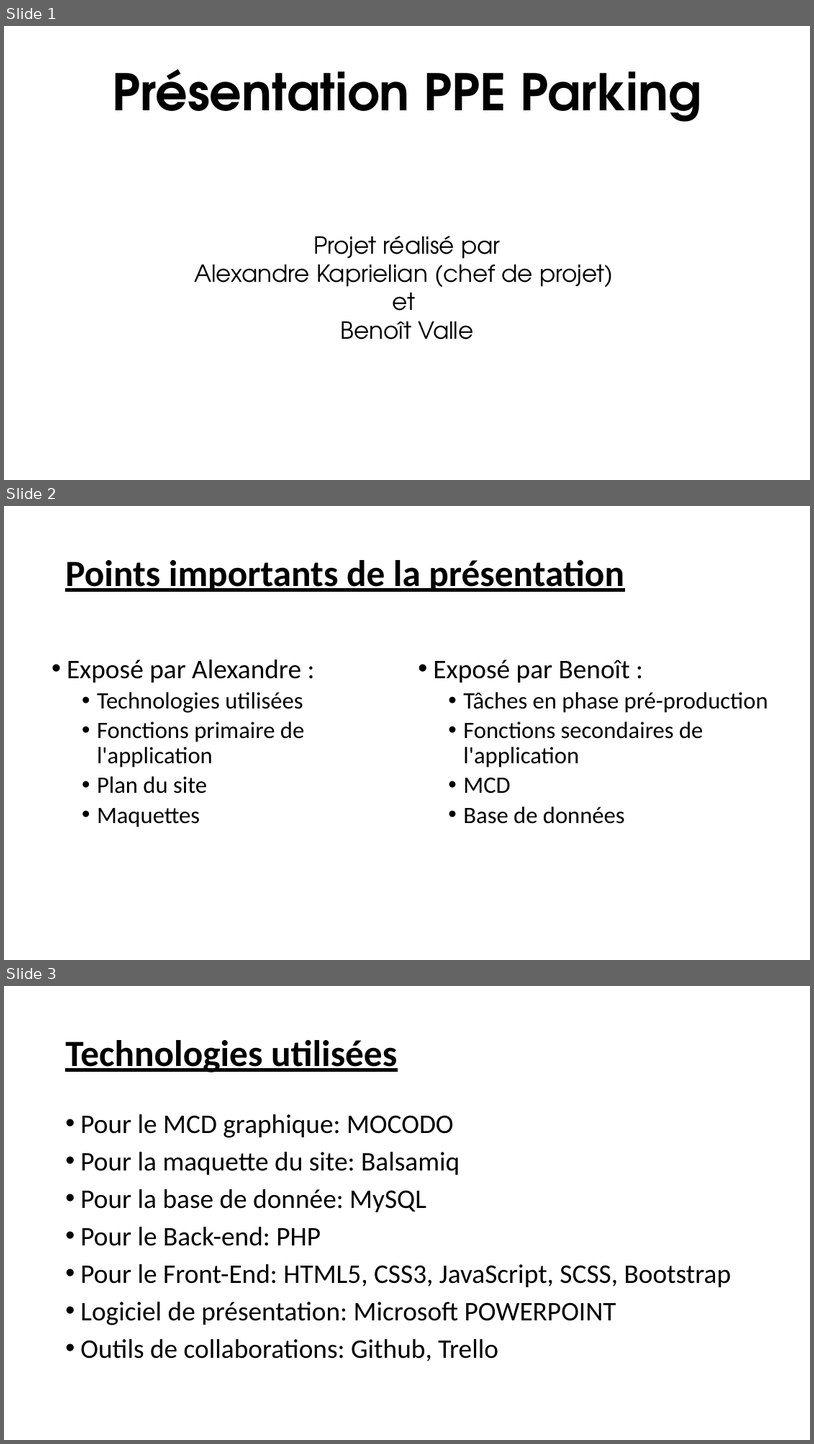
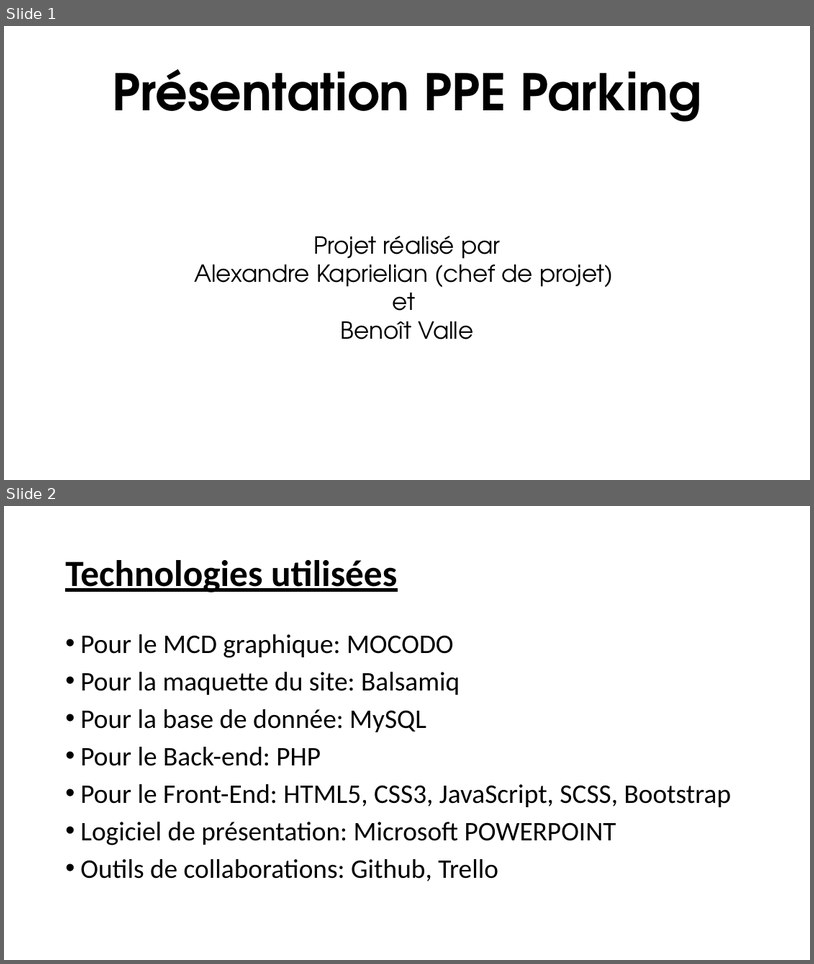
Before and after one commit to Fourkap/PPE_Parking, a slide deck: Documentation/Présentation PPE Parking.pptx. Shown one above the other, each under a label of ours: slides 1, 2 and 3 before the commit, slides 1 and 2 after it. The pictures are 814x1444 and 814x964 pixels, drawn with LibreOffice and Linux fonts; fonts in the diff are those of the drawing. Boxes give left, top, right and bottom in pixels: in the first picture for what was removed or moved away, otherwise in the second. Text is boxed around its words. In the diff, an @@ line names an element or a change of style, - is before the commit and + after.

Commit message:
Update powerpoint

```diff
--- a/Documentation/Présentation PPE Parking.pptx
+++ b/Documentation/Présentation PPE Parking.pptx
@@ slide 2 removed at <box>4,506,810,960</box>, background #FFFFFF @@
@@ title removed at <box>65,560,625,592</box> @@
-Points importants de la présentation
@@ text removed at <box>67,659,304,827</box> @@
-• Exposé par Alexandre :
-  • Technologies utilisées
-  • Fonctions primaire de l'application
-  • Plan du site
-  • Maquettes
@@ text removed at <box>433,659,769,824</box> @@
-• Exposé par Benoît :
-  • Tâches en phase pré-production
-  • Fonctions secondaires de l'application
-  • MCD
-  • Base de données
@@ what was slide 3 is now slide 2 @@
```
Also in this commit, not shown: 1 other file.
